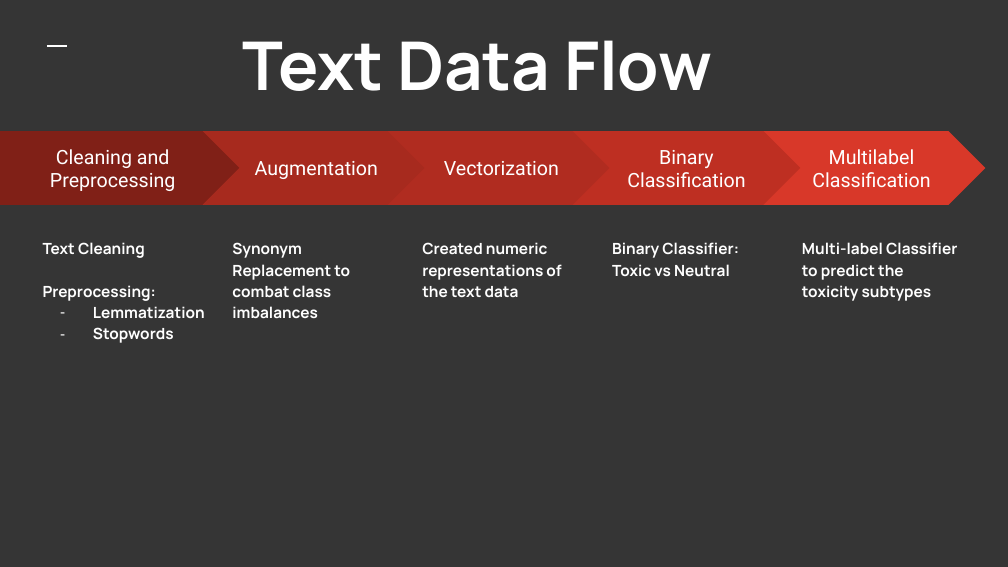
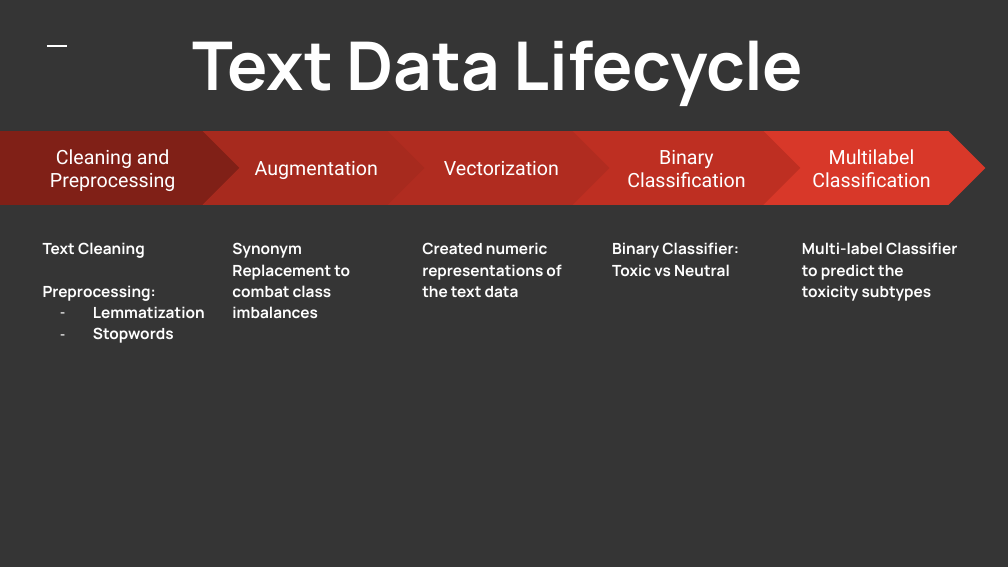
Before and after one commit to har1113/techx_online_toxicity_classification, a slide deck: slide 7 of Taming The Trolls.pptx. Drawn at 1008x567 pixels with LibreOffice and Linux fonts; fonts in the diff are those of the drawing. Boxes give left, top, right and bottom in pixels: in the first picture for what was removed or moved away, otherwise in the second. Text is boxed around its words. In the diff, an @@ line names an element or a change of style, - is before the commit and + after.

```diff
--- a/Taming The Trolls.pptx
+++ b/Taming The Trolls.pptx
@@ title at [192, 40, 804, 106]: text changed @@
-Text Data Flow
+Text Data Lifecycle
```
Also in this commit, not shown: 2 other slides changed, 2 slides added.
